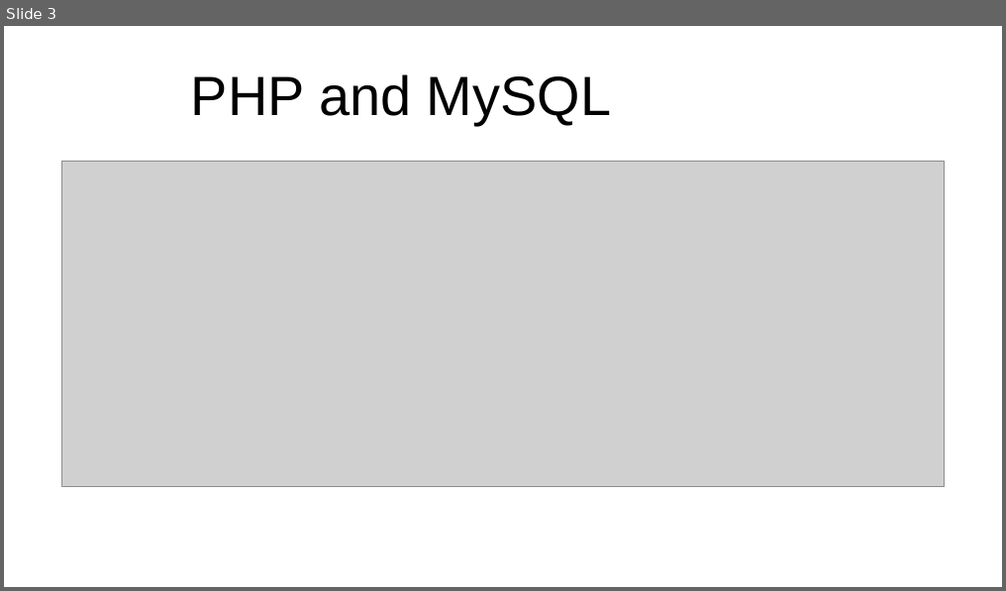
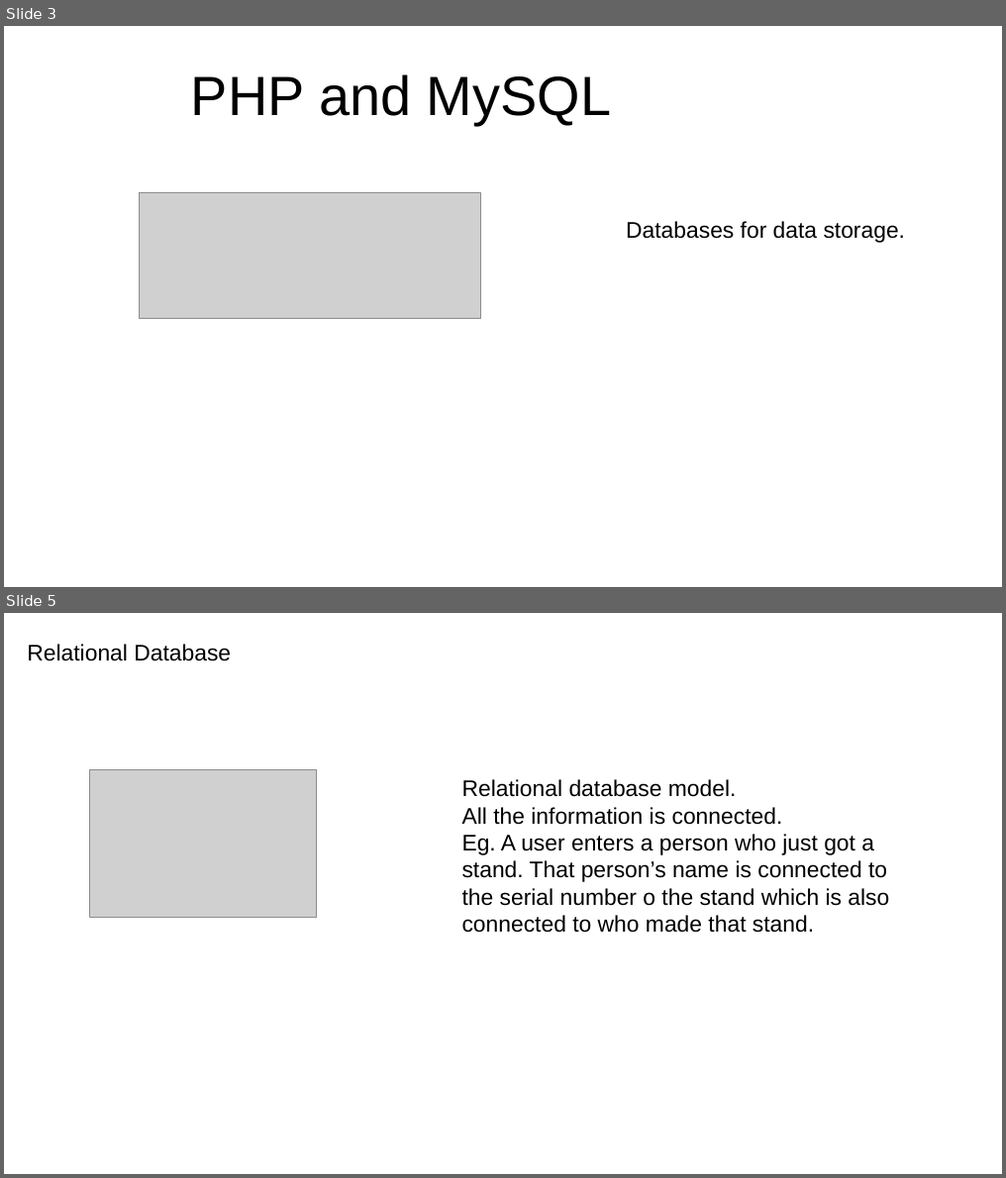
Before and after one commit to ScitechFusionX/sukumani_dream, a slide deck: presentation 1.pptx. Shown one above the other, each under a label of ours: slide 3 before the commit, slides 3 and 5 after it; the slides between them are not shown. The pictures are 1006x591 and 1006x1178 pixels, drawn with LibreOffice and Linux fonts; fonts in the diff are those of the drawing; grey boxes stand for pictures; background and template pictures are left out. Boxes give left, top, right and bottom in pixels: in the first picture for what was removed or moved away, otherwise in the second. Text is boxed around its words. In the diff, an @@ line names an element or a change of style, - is before the commit and + after.

```diff
--- a/presentation 1.pptx
+++ b/presentation 1.pptx
@@ slide 5 added at [4, 613, 1002, 1174], background #FFFFFF @@
@@ text added at [27, 644, 231, 662], 18 pt, text #000000 @@
+Relational Database
@@ picture added at [89, 769, 317, 917] @@
@@ text added at [462, 779, 889, 933], 18 pt, text #000000 @@
+Relational database model.
+All the information is connected.
+Eg. A user enters a person who just got a stand. That person’s name is connected to the serial number o the stand which is also connected to who made that stand.
@@ slide 3 changed as well @@
@@ picture: place and size @@
-picture at [62, 162, 944, 487]
+picture at [140, 192, 481, 318]
@@ text added at [626, 221, 906, 243], 18 pt, text #000000 @@
+Databases for data storage.
```
Also in this commit, not shown: 4 other slides changed, 4 other slides added, 7 slides removed.
